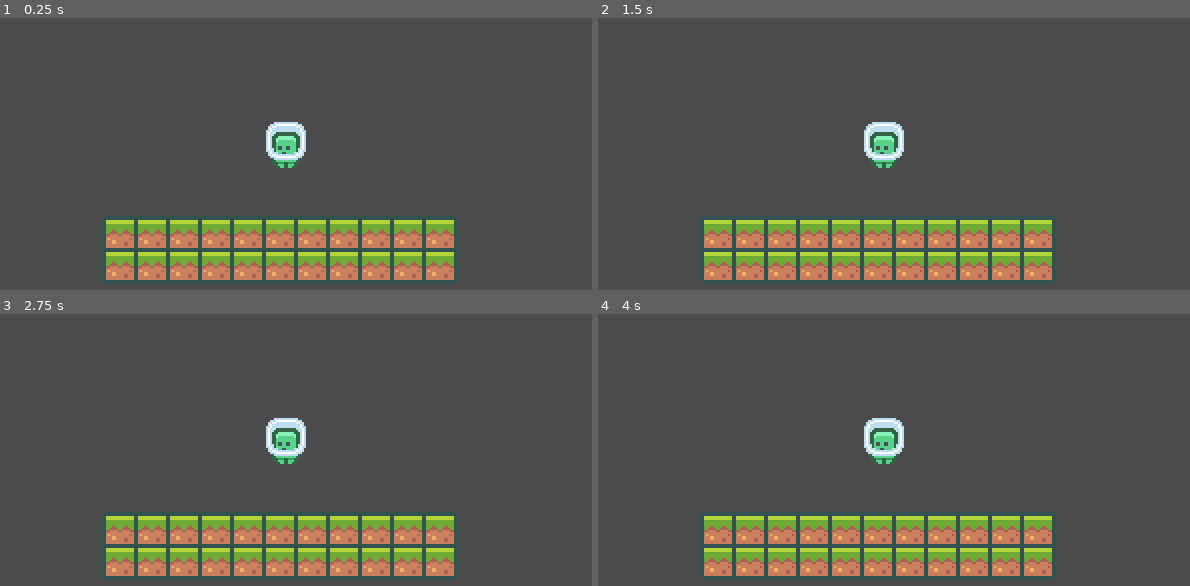
Above: before the commit, frames 1-4 (two rows, left to right).
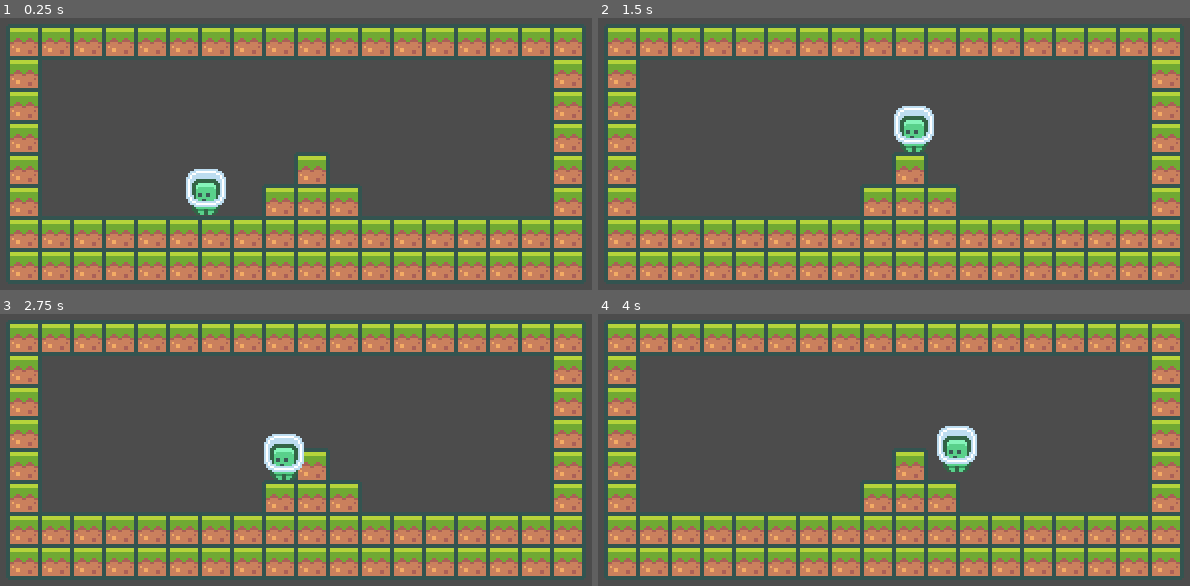
Above: after the commit, the same moments.

Repository: rexprograms/gdplatformer
Game: Godot game, scene res://scenes/World.tscn
Same seed, same stepped clock (60 frames per second), same inputs: the game is played once before the commit and once after it.
Inputs:
- Up to frame 1 (0.25 s): no input
- Up to frame 2 (1.5 s): hold D (move_right, bound only after the commit) 0.53-1.28 s; tap Space (jump, bound only after the commit) at 0.6, 0.77, 1.07, 1.35 s; hold A (move_left, bound only after the commit) from 1.28 s (still down)
- Up to frame 3 (2.75 s): tap Space (jump, bound only after the commit) at 1.52, 1.82, 2.1 s; release A (move_left, bound only after the commit) at 2.03 s; hold D (move_right, bound only after the commit) from 2.03 s (still down)
- Up to frame 4 (4 s): tap Enter at 2.75 s; tap Space (jump, bound only after the commit) at 2.85, 3.02, 3.32, 3.6, 3.77 s; release D (move_right, bound only after the commit) at 3.53 s; hold A (move_left, bound only after the commit) from 3.53 s (still down)

The runs differ from the first frame. In frame 1, 34% of the frame differs, in the area x 1-99%, y 2-98%; in frame 2, 34%; in frame 3, 33%; in frame 4, 34%.

Commit message:
move player to own scene, add movement + jumping

Diff:
--- a/project.godot
+++ b/project.godot
@@ -27,6 +27,24 @@
 
 common/drop_mouse_on_gui_input_disabled=true
 
+[input]
+
+move_left={
+"deadzone": 0.5,
+"events": [ Object(InputEventKey,"resource_local_to_scene":false,"resource_name":"","device":0,"alt":false,"shift":false,"control":false,"meta":false,"command":false,"pressed":false,"scancode":0,"physical_scancode":65,"unicode":0,"echo":false,"script":null)
+ ]
+}
+move_right={
+"deadzone": 0.5,
+"events": [ Object(InputEventKey,"resource_local_to_scene":false,"resource_name":"","device":0,"alt":false,"shift":false,"control":false,"meta":false,"command":false,"pressed":false,"scancode":0,"physical_scancode":68,"unicode":0,"echo":false,"script":null)
+ ]
+}
+jump={
+"deadzone": 0.5,
+"events": [ Object(InputEventKey,"resource_local_to_scene":false,"resource_name":"","device":0,"alt":false,"shift":false,"control":false,"meta":false,"command":false,"pressed":false,"scancode":0,"physical_scancode":32,"unicode":0,"echo":false,"script":null)
+ ]
+}
+
 [physics]
 
 common/enable_pause_aware_picking=true
--- /dev/null
+++ b/scenes/Player.gd
@@ -0,0 +1,23 @@
+extends KinematicBody2D
+
+var velocity = Vector2.ZERO
+var gravity = 500
+var maxHorizontalSpeed = 100
+var jumpSpeed = 150
+
+func _ready():
+	pass # Replace with function body.
+
+func _process(delta):
+	if Input.is_action_just_pressed("jump") && velocity.y==0:
+		velocity.y = -300
+
+func _physics_process(delta):
+	var moveVector = Vector2.ZERO
+	moveVector.x = (Input.get_action_strength("move_right") - Input.get_action_strength("move_left"))
+	moveVector.y = -1 if Input.is_action_just_pressed("jump") && velocity.y < 50 else 0
+
+	velocity.x = moveVector.x * maxHorizontalSpeed
+	velocity.y = velocity.y + moveVector.y * jumpSpeed
+	velocity.y += gravity * delta
+	velocity = move_and_slide(velocity, Vector2.UP)
--- /dev/null
+++ b/scenes/Player.tscn
@@ -0,0 +1,15 @@
+[gd_scene load_steps=3 format=2]
+
+[ext_resource path="res://assets/player/character_0000.png" type="Texture" id=1]
+
+[sub_resource type="RectangleShape2D" id=1]
+extents = Vector2( 5, 8 )
+
+[node name="KinematicBody2D" type="KinematicBody2D"]
+
+[node name="Sprite" type="Sprite" parent="."]
+texture = ExtResource( 1 )
+
+[node name="CollisionShape2D" type="CollisionShape2D" parent="."]
+position = Vector2( 0, 4 )
+shape = SubResource( 1 )
--- a/scenes/World.tscn
+++ b/scenes/World.tscn
@@ -1,7 +1,8 @@
-[gd_scene load_steps=3 format=2]
+[gd_scene load_steps=4 format=2]
 
 [ext_resource path="res://resources/tileset.tres" type="TileSet" id=1]
-[ext_resource path="res://assets/player/character_0000.png" type="Texture" id=2]
+[ext_resource path="res://scenes/Player.tscn" type="PackedScene" id=2]
+[ext_resource path="res://scenes/Player.gd" type="Script" id=3]
 
 [node name="World" type="Node2D"]
 
@@ -10,14 +11,11 @@
 tile_set = ExtResource( 1 )
 cell_size = Vector2( 16, 16 )
 format = 1
-tile_data = PoolIntArray( 327669, 1, 0, 327670, 1, 0, 327671, 1, 0, 327672, 1, 0, 327673, 1, 0, 327674, 1, 0, 327675, 1, 0, 327676, 1, 0, 327677, 1, 0, 327678, 1, 0, 327679, 1, 0, 393205, 1, 0, 393206, 1, 0, 393207, 1, 0, 393208, 1, 0, 393209, 1, 0, 393210, 1, 0, 393211, 1, 0, 393212, 1, 0, 393213, 1, 0, 393214, 1, 0, 393215, 1, 0 )
+tile_data = PoolIntArray( -65550, 1, 0, -65549, 1, 0, -65548, 1, 0, -65547, 1, 0, -65546, 1, 0, -65545, 1, 0, -65544, 1, 0, -65543, 1, 0, -65542, 1, 0, -65541, 1, 0, -65540, 1, 0, -65539, 1, 0, -65538, 1, 0, -65537, 1, 0, -131072, 1, 0, -131071, 1, 0, -131070, 1, 0, -131069, 1, 0, -14, 1, 0, -65533, 1, 0, 65522, 1, 0, 3, 1, 0, 131058, 1, 0, 65539, 1, 0, 196594, 1, 0, 196603, 1, 0, 131075, 1, 0, 262130, 1, 0, 262138, 1, 0, 262139, 1, 0, 262140, 1, 0, 196611, 1, 0, 327666, 1, 0, 327667, 1, 0, 327668, 1, 0, 327669, 1, 0, 327670, 1, 0, 327671, 1, 0, 327672, 1, 0, 327673, 1, 0, 327674, 1, 0, 327675, 1, 0, 327676, 1, 0, 327677, 1, 0, 327678, 1, 0, 327679, 1, 0, 262144, 1, 0, 262145, 1, 0, 262146, 1, 0, 262147, 1, 0, 393202, 1, 0, 393203, 1, 0, 393204, 1, 0, 393205, 1, 0, 393206, 1, 0, 393207, 1, 0, 393208, 1, 0, 393209, 1, 0, 393210, 1, 0, 393211, 1, 0, 393212, 1, 0, 393213, 1, 0, 393214, 1, 0, 393215, 1, 0, 327680, 1, 0, 327681, 1, 0, 327682, 1, 0, 327683, 1, 0 )
 
-[node name="Player" type="KinematicBody2D" parent="."]
-position = Vector2( -91, -172 )
-
-[node name="Sprite" type="Sprite" parent="Player"]
-position = Vector2( 239, 266 )
-texture = ExtResource( 2 )
+[node name="Player" parent="." instance=ExtResource( 2 )]
+position = Vector2( 108, 101 )
+script = ExtResource( 3 )
 
 [node name="Camera2D" type="Camera2D" parent="."]
 position = Vector2( 156, 94 )
